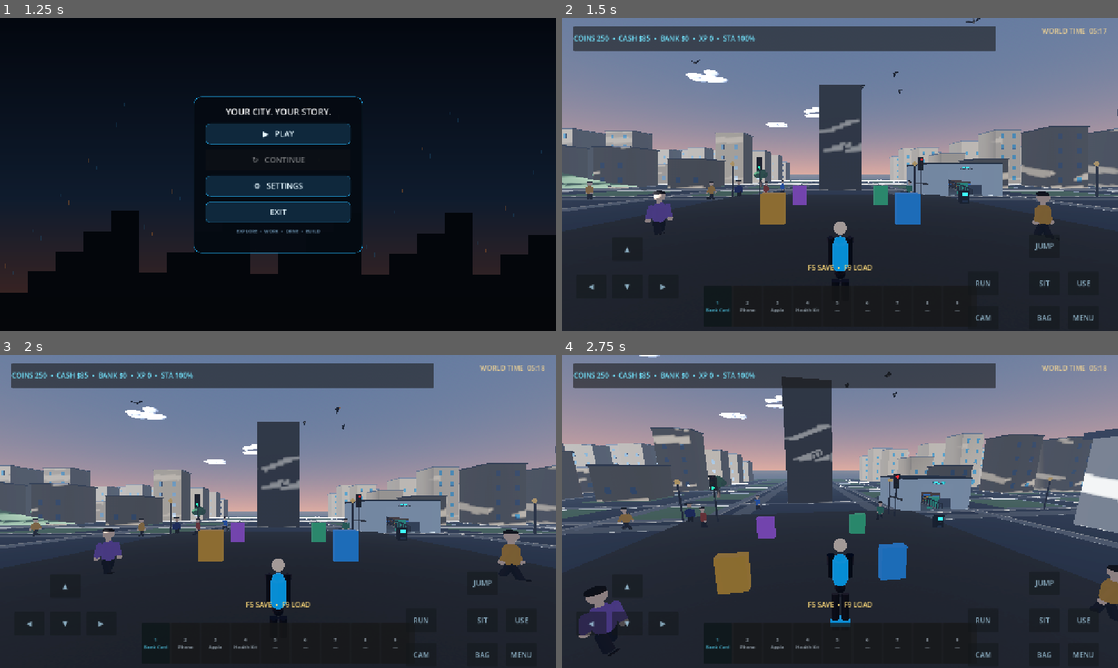
Above: before the commit, frames 1-4 (two rows, left to right).
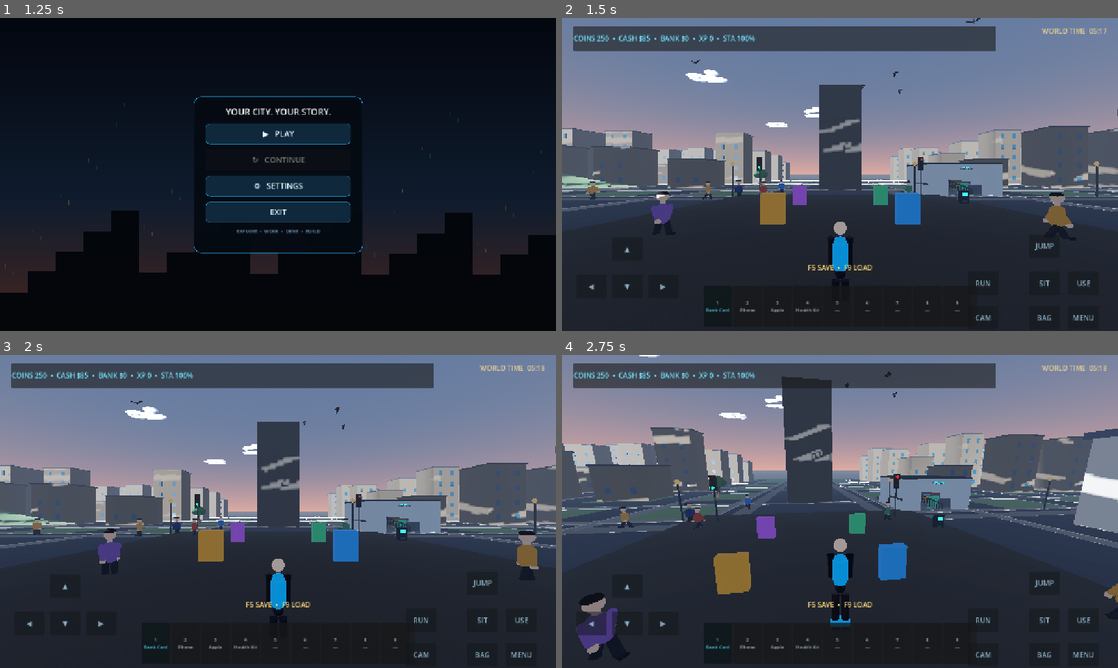
Above: after the commit, the same moments.

Repository: arezosaleh040-wq/Stickman
Game: Godot game, scene res://scenes/main.tscn
Two runs of this game, one before a commit and one after it. Both use one fixed random seed, a clock stepped at 60 frames per second and the inputs below.
Inputs (mouse positions are in pixels of both pictures, inside the frame that each line leads up to):
- Up to frame 1 (1.25 s): click "▲" at 0.5 s
- Up to frame 2 (1.5 s): click "▶ PLAY" at 1.25 s
- Up to frame 3 (2 s): no input
- Up to frame 4 (2.75 s): tap Enter at 2 s; move the mouse to (867, 511) at 2.02 s; hold W (move_forward) from 2.03 s (still down); hold Ctrl (crouch) from 2.03 s (still down); click (867, 511) at 2.17 s; tap Space (jump) at 2.27, 2.57 s

Frame 1 is identical in both runs. In frame 2, 0.9% of the frame differs, in the area x 4-92%, y 51-68%; in frame 3, 0.9%; in frame 4, 1.4%, in the area x 2-100%, y 44-96%.
Error in both runs: Invalid call. Nonexistent 'float' constructor. (res://scripts/player.gd:307)

Commit message:
Make pedestrians avoid obstacles and keep roaming

Diff:
--- a/scripts/npc.gd
+++ b/scripts/npc.gd
@@ -28,6 +28,8 @@
 func _physics_process(delta: float) -> void:
 	if not is_on_floor():
 		velocity.y -= gravity * delta
+	else:
+		velocity.y = 0.0
 	var player := get_tree().get_first_node_in_group("player") as Node3D
 	var fleeing := false
 	if GameState.wanted_level > 0 and player != null and global_position.distance_to(player.global_position) < 22.0:
@@ -35,33 +37,41 @@
 		away.y = 0.0
 		if away.length_squared() < 0.01:
 			away = Vector3.RIGHT
-		target_position = global_position + away.normalized() * 12.0
+		target_position = global_position + away.normalized() * 14.0
 		wait_time = 0.0
 		fleeing = true
 
 	var flat_target := target_position - global_position
 	flat_target.y = 0.0
-	var current_speed := move_speed * (2.0 if fleeing else 1.0)
 	if wait_time > 0.0 and not fleeing:
 		wait_time = maxf(0.0, wait_time - delta)
-		velocity.x = move_toward(velocity.x, 0.0, 8.0 * delta)
-		velocity.z = move_toward(velocity.z, 0.0, 8.0 * delta)
-	elif flat_target.length() < 1.0:
+		velocity.x = move_toward(velocity.x, 0.0, 5.0 * delta)
+		velocity.z = move_toward(velocity.z, 0.0, 5.0 * delta)
+	elif flat_target.length() < 0.9:
 		_choose_destination()
 	else:
 		var direction := flat_target.normalized()
-		velocity.x = move_toward(velocity.x, direction.x * current_speed, 8.0 * delta)
-		velocity.z = move_toward(velocity.z, direction.z * current_speed, 8.0 * delta)
-		look_at(global_position + direction, Vector3.UP)
+		var ray := PhysicsRayQueryParameters3D.create(global_position + Vector3.UP * 0.8, global_position + Vector3.UP * 0.8 + direction * 1.35)
+		ray.exclude = [self]
+		var obstacle := get_world_3d().direct_space_state.intersect_ray(ray)
+		if not obstacle.is_empty():
+			_choose_destination()
+		else:
+			var current_speed := move_speed * (1.7 if fleeing else 1.0)
+			velocity.x = move_toward(velocity.x, direction.x * current_speed, 7.0 * delta)
+			velocity.z = move_toward(velocity.z, direction.z * current_speed, 7.0 * delta)
+			look_at(global_position + direction, Vector3.UP)
 	move_and_slide()
-
+	if is_on_wall():
+		_choose_destination()
+		stuck_time = 0.0
 	_wrap_world_edges()
 	var moved_distance := global_position.distance_to(previous_position)
-	if moved_distance < 0.015 and flat_target.length() > 1.2 and wait_time <= 0.0:
+	if moved_distance < 0.012 and flat_target.length() > 1.0 and wait_time <= 0.0:
 		stuck_time += delta
 	else:
 		stuck_time = 0.0
-	if stuck_time > 1.4:
+	if stuck_time > 0.65:
 		_choose_destination()
 		stuck_time = 0.0
 	previous_position = global_position
@@ -98,9 +108,12 @@
 	return display_name + ": " + dialogue
 
 func _choose_destination() -> void:
-	var edge := minf(wander_radius, 106.0)
-	target_position = Vector3(randf_range(-edge, edge), global_position.y, randf_range(-edge, edge))
-	wait_time = randf_range(0.15, 0.75)
+	var offset := Vector3(randf_range(-18.0, 18.0), 0.0, randf_range(-18.0, 18.0))
+	var candidate := home_position + offset
+	if global_position.distance_to(home_position) > minf(wander_radius, 95.0):
+		candidate = home_position
+	target_position = Vector3(candidate.x, global_position.y, candidate.z)
+	wait_time = randf_range(0.08, 0.28)
 
 func _build_appearance() -> void:
 	var outfit_colors := [Color(0.12,0.36,0.62),Color(0.56,0.22,0.16),Color(0.18,0.43,0.31),Color(0.42,0.30,0.52),Color(0.68,0.48,0.19)]
